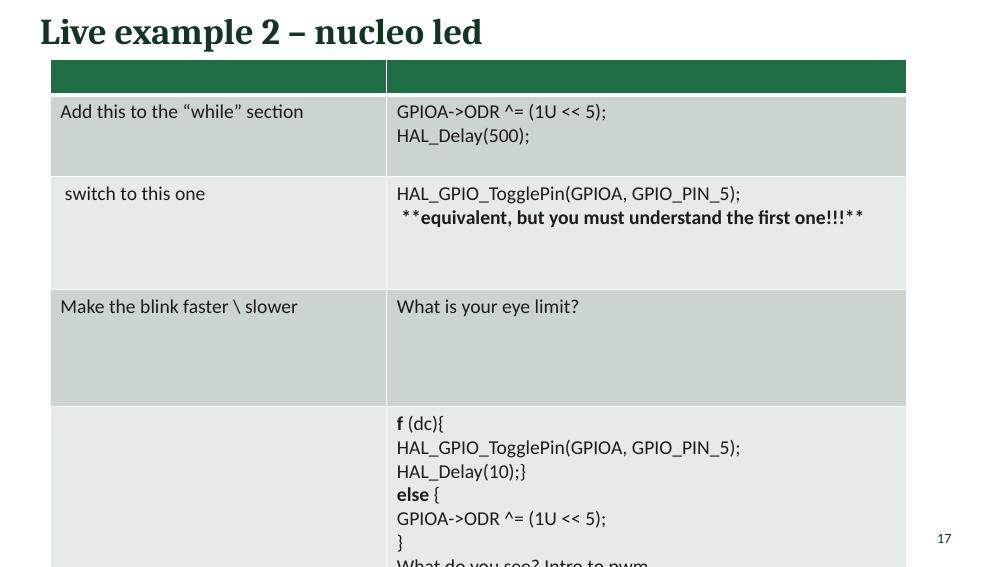
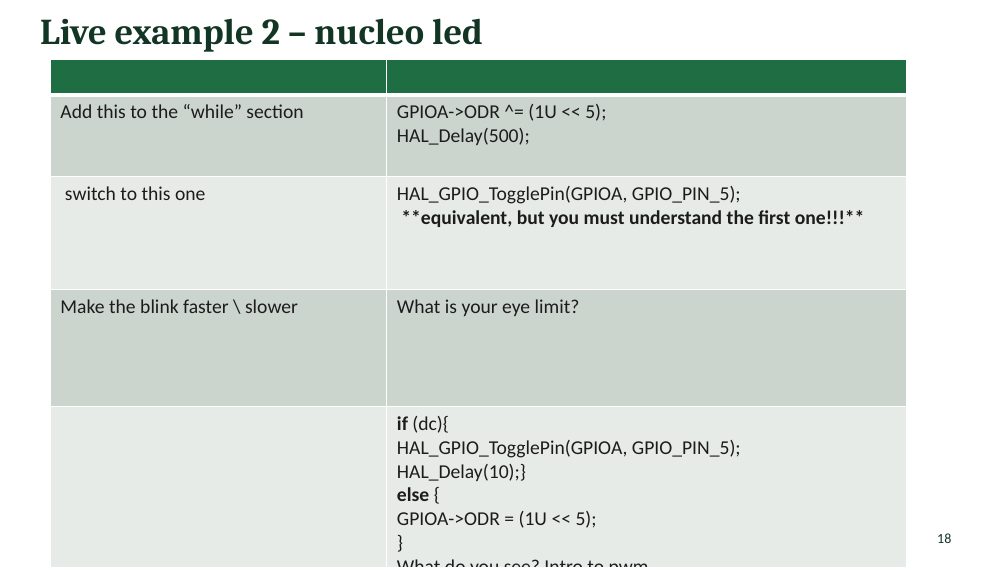
Before and after one commit to Yohai-ack/MP, a slide deck: slide 18 of tutorials/MP_tutorials_2026.pptx (slide 17 before the commit). Drawn at 1008x567 pixels with LibreOffice and Linux fonts; fonts in the diff are those of the drawing. Boxes give left, top, right and bottom in pixels: in the first picture for what was removed or moved away, otherwise in the second. Text is boxed around its words. In the diff, an @@ line names an element or a change of style, - is before the commit and + after.

```diff
--- a/tutorials/MP_tutorials_2026.pptx
+++ b/tutorials/MP_tutorials_2026.pptx
@@ table at <box>50,59,907,567</box> @@
-row 5, column 2: f (dc){ / HAL_GPIO_TogglePin(GPIOA, GPIO_PIN_5); / HAL_Delay(10);} / else { / GPIOA->ODR ^= (1U << 5); / } / What do you see? Intro to pwm
+row 5, column 2: if (dc){ / HAL_GPIO_TogglePin(GPIOA, GPIO_PIN_5); / HAL_Delay(10);} / else { / GPIOA->ODR = (1U << 5); / } / What do you see? Intro to pwm…
@@ page number at <box>937,533,951,543</box>: text changed @@
-17
+18
```
Also in this commit, not shown: 1 other slide changed, 1 slide added, 19 other files.
